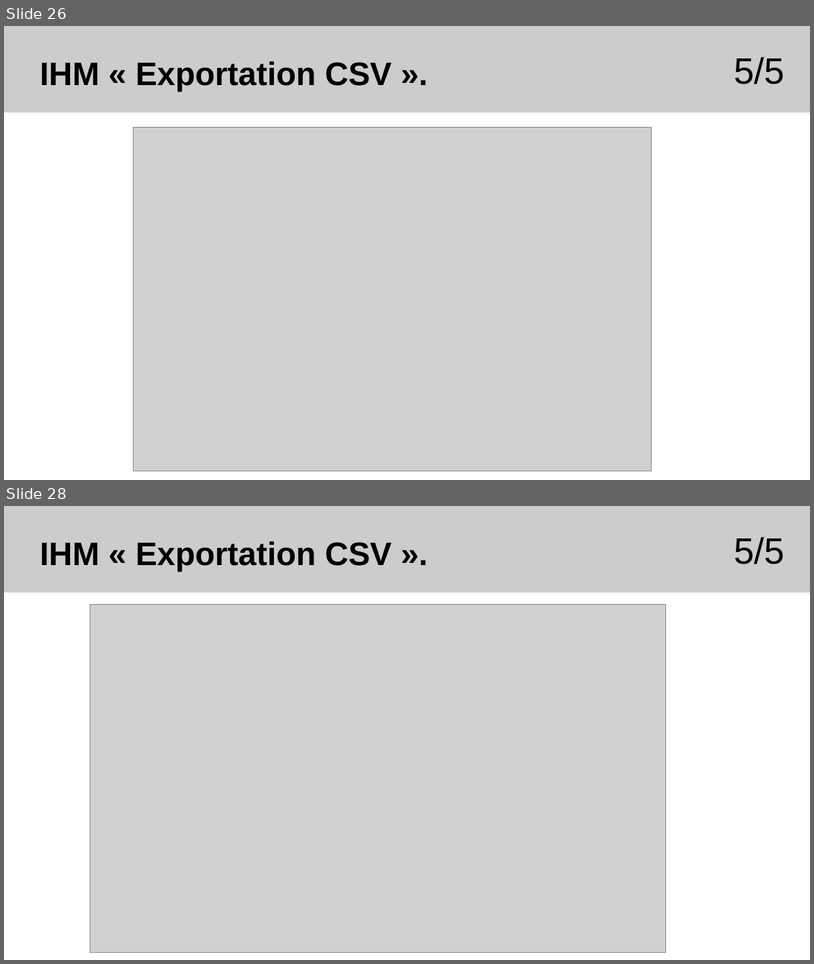
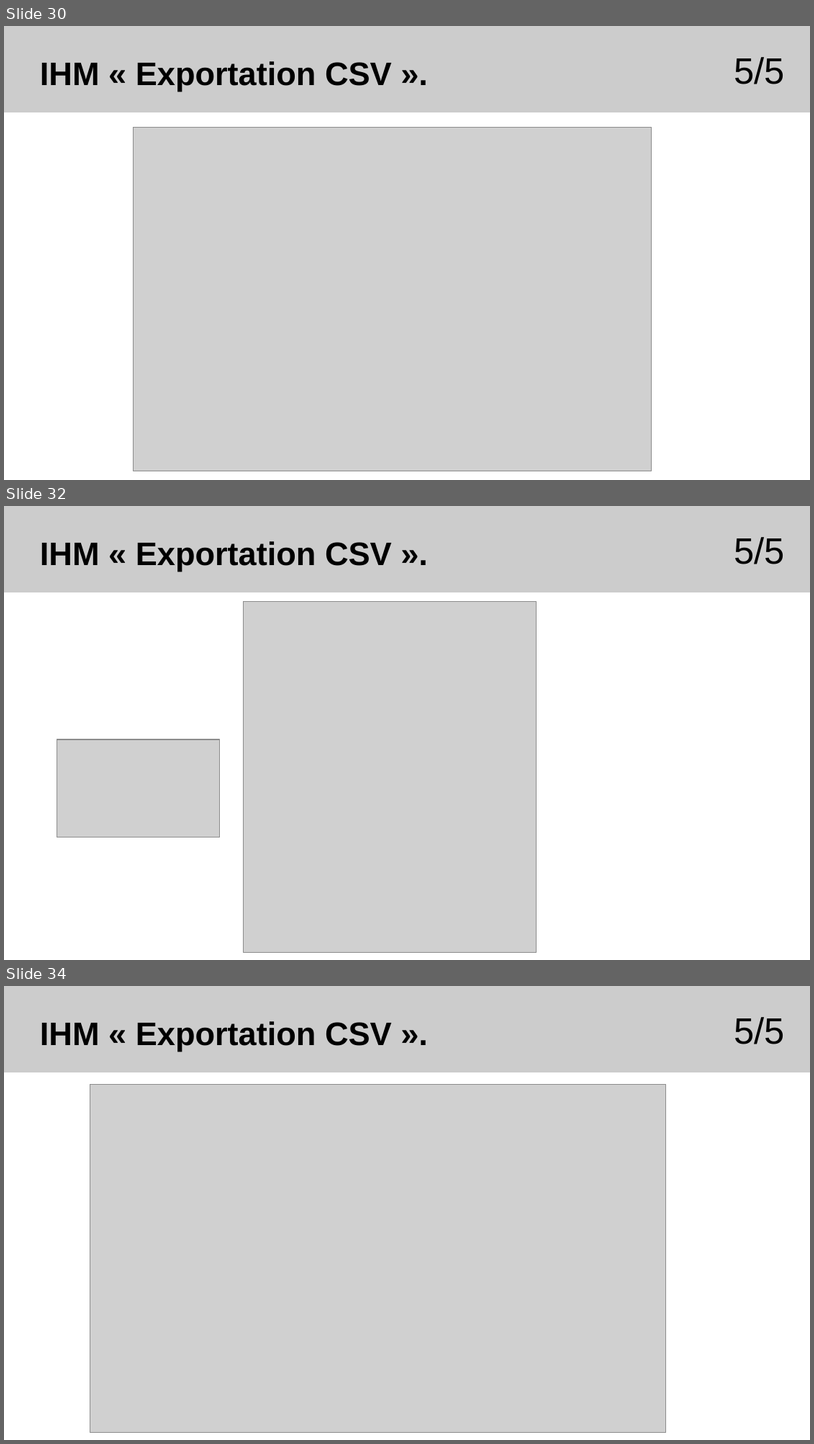
Before and after one commit to Sauvage89/sechoir-houblon, a slide deck: doc/diaporama/revue4/02-revue_sauvage.odp. Shown one above the other, each under a label of ours: slides 26 and 28 before the commit, slides 30, 32 and 34 after it; the slides between them are not shown. The pictures are 814x964 and 814x1444 pixels, drawn with LibreOffice and Linux fonts; fonts in the diff are those of the drawing; grey boxes stand for pictures. Boxes give left, top, right and bottom in pixels: in the first picture for what was removed or moved away, otherwise in the second. Text is boxed around its words. In the diff, an @@ line names an element or a change of style, - is before the commit and + after.

```diff
--- a/doc/diaporama/revue4/02-revue_sauvage.odp
+++ b/doc/diaporama/revue4/02-revue_sauvage.odp
@@ slide 32 added at (x1=4, y1=506, x2=810, y2=960), background #FFFFFF @@
@@ rectangle added at (x1=4, y1=506, x2=810, y2=592), fill #CCCCCC @@
@@ text added at (x1=40, y1=541, x2=392, y2=571), 32 pt, text #000000, bold @@
+IHM « Exportation CSV ».
@@ text added at (x1=735, y1=537, x2=786, y2=564), 36 pt, text #000000 @@
+5/5
@@ picture added at (x1=244, y1=601, x2=538, y2=952) @@
@@ picture added at (x1=57, y1=739, x2=220, y2=837) @@
@@ what was slide 26 is now slide 30 @@
@@ what was slide 28 is now slide 34 @@
```
Also in this commit, not shown: 6 slides changed, 6 other slides added, 2 other files.
